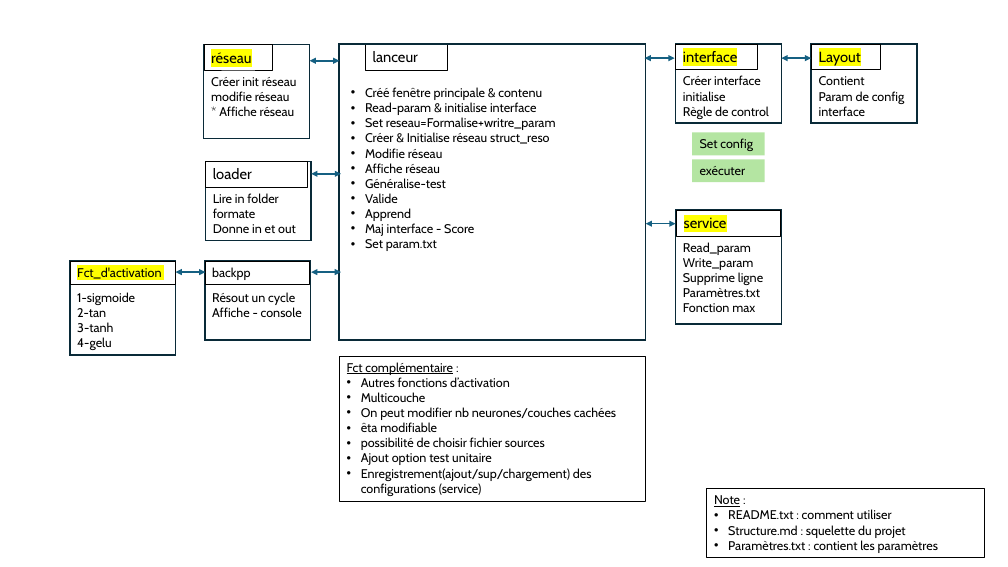
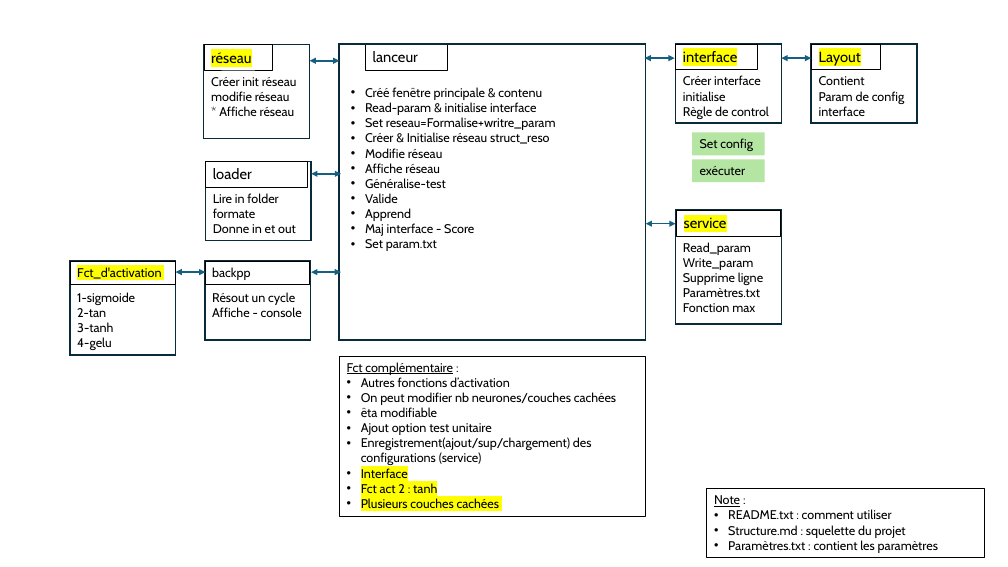
Before and after one commit to mekaeli/ELE767_CODES, a slide deck: slide 2 of 1_Laboratoire MLP/projet1.pptx. Drawn at 1008x567 pixels with LibreOffice and Linux fonts; fonts in the diff are those of the drawing. Boxes give left, top, right and bottom in pixels: in the first picture for what was removed or moved away, otherwise in the second. Text is boxed around its words. In the diff, an @@ line names an element or a change of style, - is before the commit and + after.

```diff
--- a/1_Laboratoire MLP/projet1.pptx
+++ b/1_Laboratoire MLP/projet1.pptx
@@ rectangle "Fct complémentaire :": place and size @@
-rectangle "Fct complémentaire :" at box(340, 356, 645, 501)
+rectangle "Fct complémentaire :" at box(340, 356, 645, 516)
@@ text in rectangle at box(361, 392, 426, 402): paragraph removed @@
-• Multicouche
@@ text in rectangle at box(361, 437, 545, 450): paragraph removed @@
-• possibilité de choisir fichier sources
@@ text in rectangle at box(361, 468, 499, 508): paragraphs added @@
+• Interface
+• Fct act 2 : tanh
+• Plusieurs couches cachées
```
Also in this commit, not shown: 16 other files.
